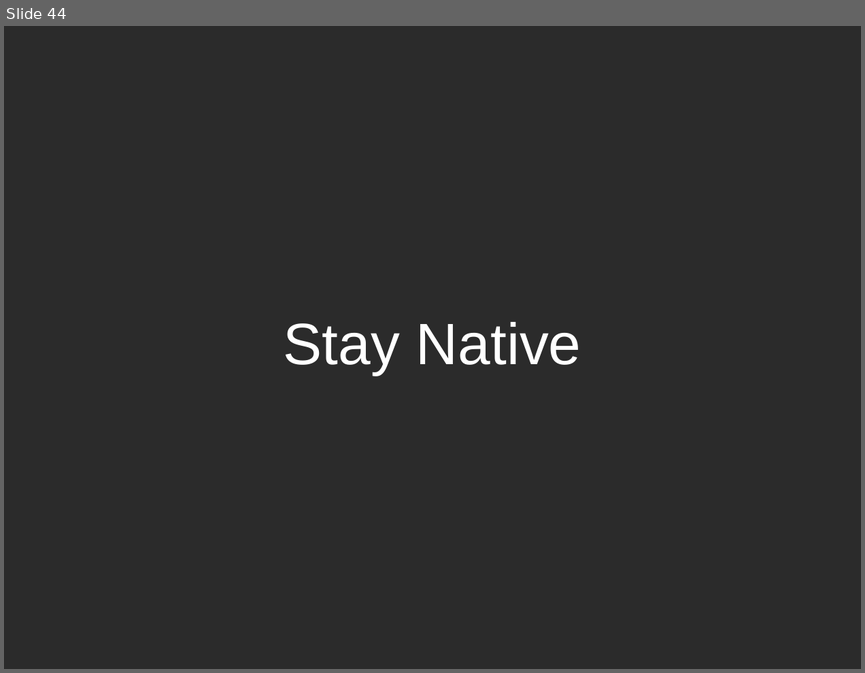
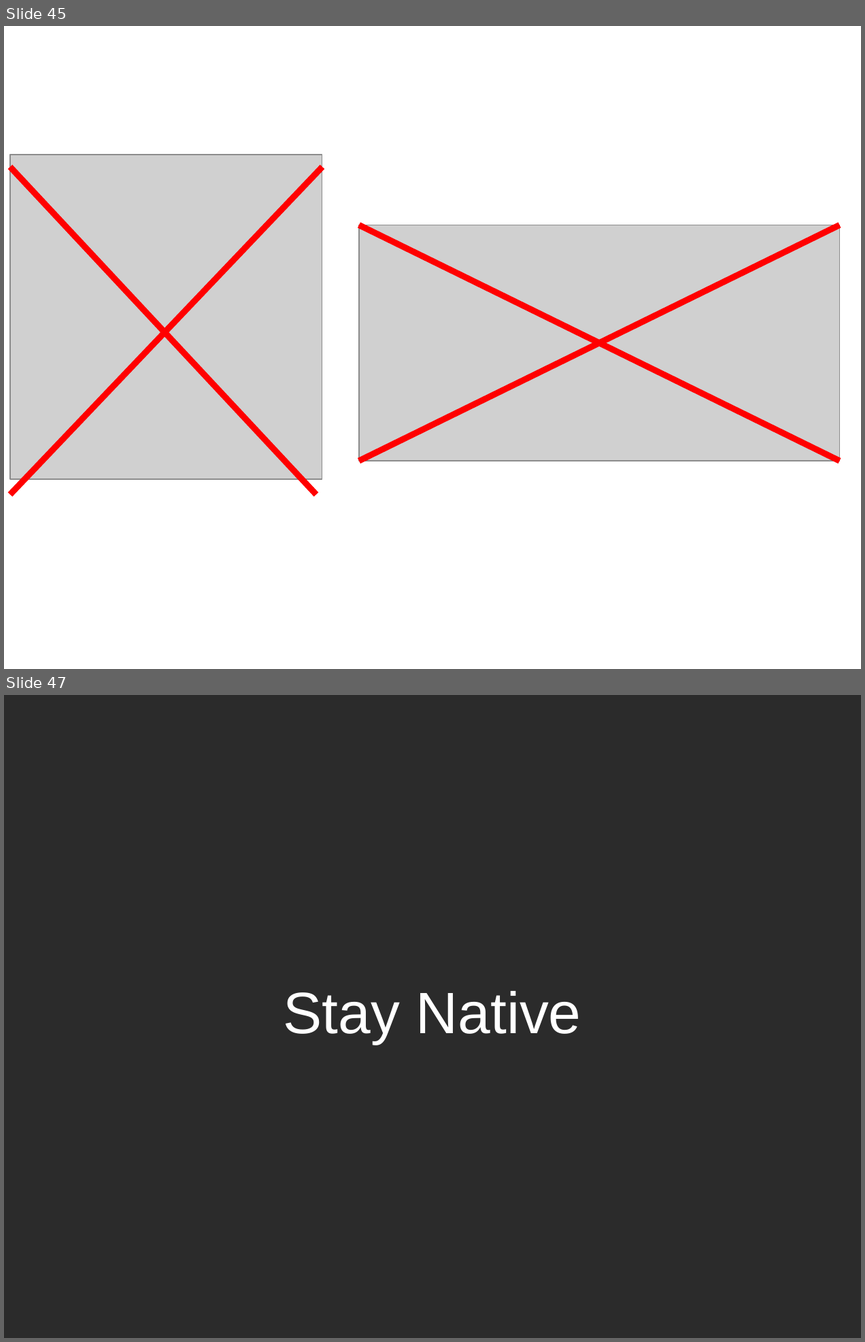
Before and after one commit to dodikk/motion-slides, a slide deck: motion-slides.odp. Shown one above the other, each under a label of ours: slide 44 before the commit, slides 45 and 47 after it; the slides between them are not shown. The pictures are 865x673 and 865x1342 pixels, drawn with LibreOffice and Linux fonts; fonts in the diff are those of the drawing; grey boxes stand for pictures; background and template pictures are left out; a plain dark background stands for a picture behind light text. Boxes give left, top, right and bottom in pixels: in the first picture for what was removed or moved away, otherwise in the second. Text is boxed around its words. In the diff, an @@ line names an element or a change of style, - is before the commit and + after.

```diff
--- a/motion-slides.odp
+++ b/motion-slides.odp
@@ slide 45 added at bbox=[4, 26, 861, 669], background picture (left out) @@
@@ picture added at bbox=[10, 155, 323, 478] @@
@@ line added from (317, 494) to (10, 167), #FF0000 5.67 pt @@
@@ line added from (322, 167) to (10, 494), #FF0000 5.67 pt @@
@@ picture added at bbox=[360, 225, 840, 461] @@
@@ line added from (360, 225) to (840, 461), #FF0000 5.67 pt @@
@@ line added from (360, 461) to (840, 225), #FF0000 5.67 pt @@
@@ what was slide 44 is now slide 47 @@
```
Also in this commit, not shown: 3 slides changed, 5 other slides added, 3 slides removed, 1 other file.
